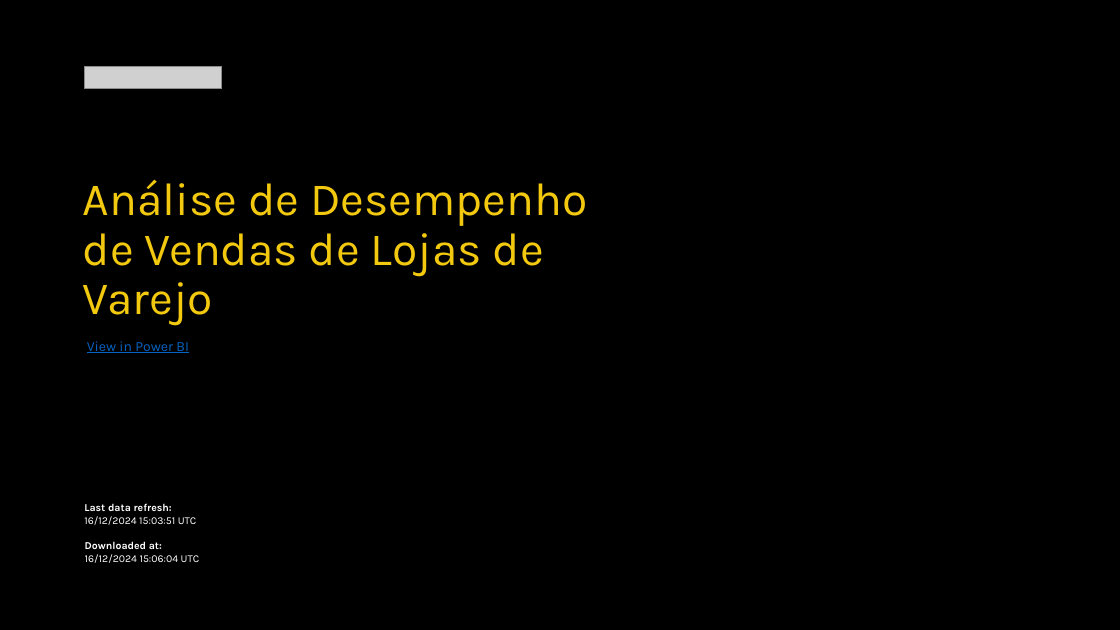
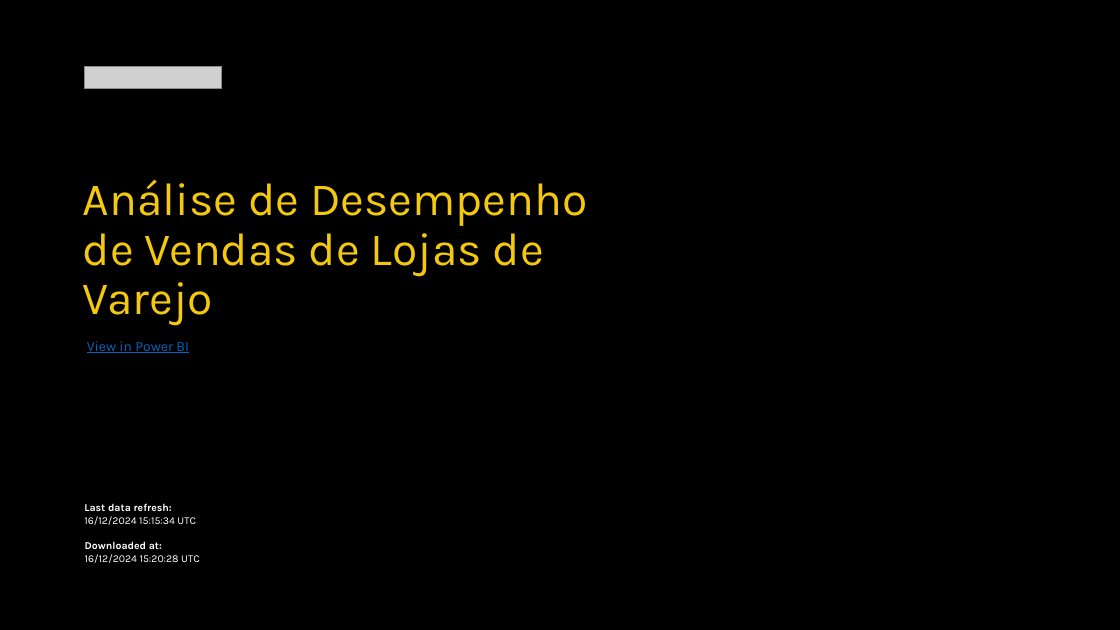
Before and after one commit to rafaweread/analise-de-desempenho-vendas-lojas, a slide deck: slide 1 of Análise de Desempenho de Vendas de Lojas de Varejo.pptx. Drawn at 1120x630 pixels with LibreOffice and Linux fonts; fonts in the diff are those of the drawing; grey boxes stand for pictures; background and template pictures are left out. Boxes give left, top, right and bottom in pixels: in the first picture for what was removed or moved away, otherwise in the second. Text is boxed around its words. In the diff, an @@ line names an element or a change of style, - is before the commit and + after.

Commit message:
PPT apresentação adicionado

```diff
--- a/Análise de Desempenho de Vendas de Lojas de Varejo.pptx
+++ b/Análise de Desempenho de Vendas de Lojas de Varejo.pptx
@@ text at [84, 516, 196, 525]: text changed @@
-16/12/2024 15:03:51 UTC
+16/12/2024 15:15:34 UTC
@@ text at [85, 554, 200, 563]: text changed @@
-16/12/2024 15:06:04 UTC
+16/12/2024 15:20:28 UTC
```
